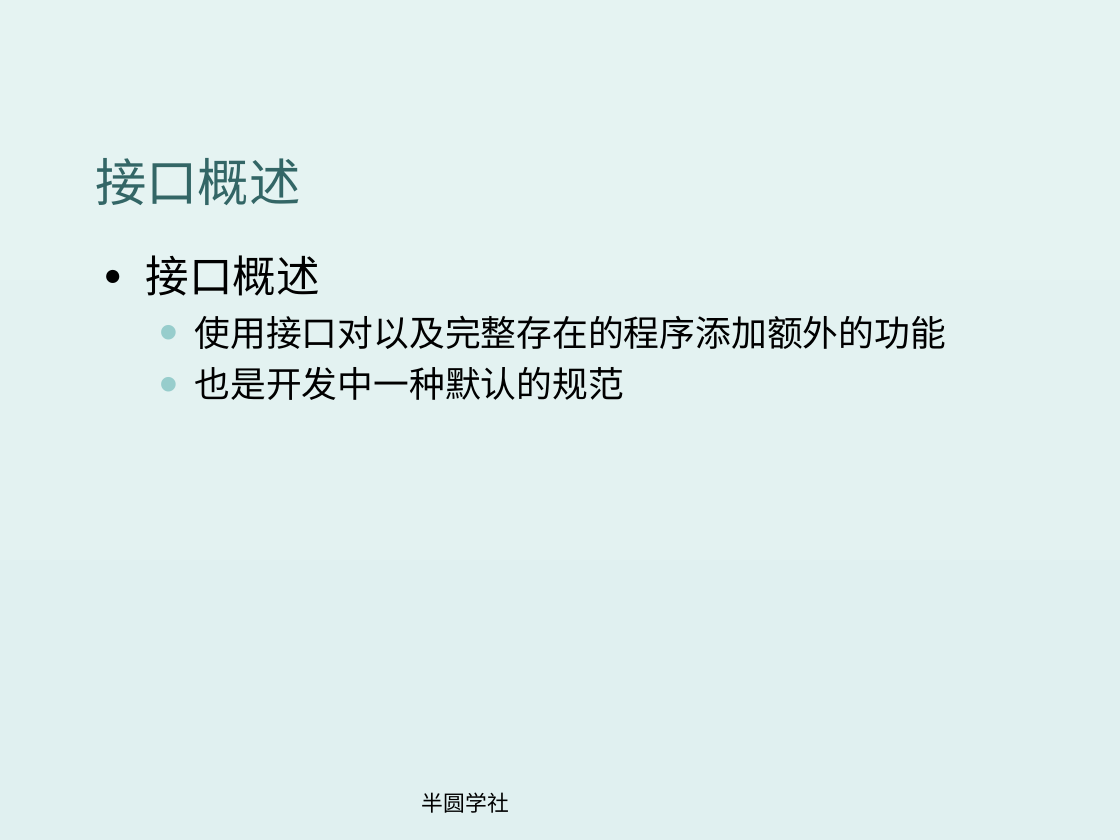
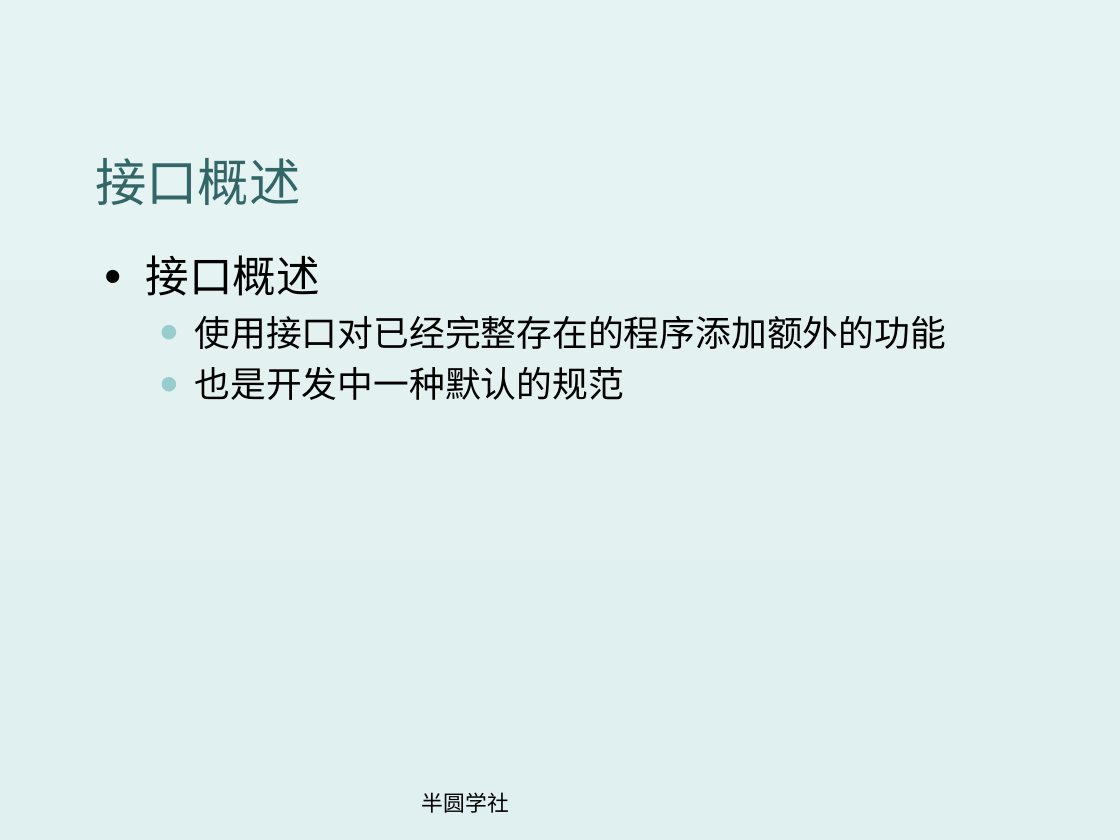
Before and after one commit to chou120/2010JavaSE, a slide deck: slide 28 of 继承和多态.ppt. Drawn at 1120x840 pixels with LibreOffice and Linux fonts; fonts in the diff are those of the drawing. Boxes give left, top, right and bottom in pixels: in the first picture for what was removed or moved away, otherwise in the second. Text is boxed around its words. In the diff, an @@ line names an element or a change of style, - is before the commit and + after.

Commit message:
接口

```diff
--- a/继承和多态.ppt
+++ b/继承和多态.ppt
@@ text at box(195, 315, 947, 349): text changed @@
-  • 使用接口对以及完整存在的程序添加额外的功能
+  • 使用接口对已经完整存在的程序添加额外的功能
```
Also in this commit, not shown: 10 other files.
